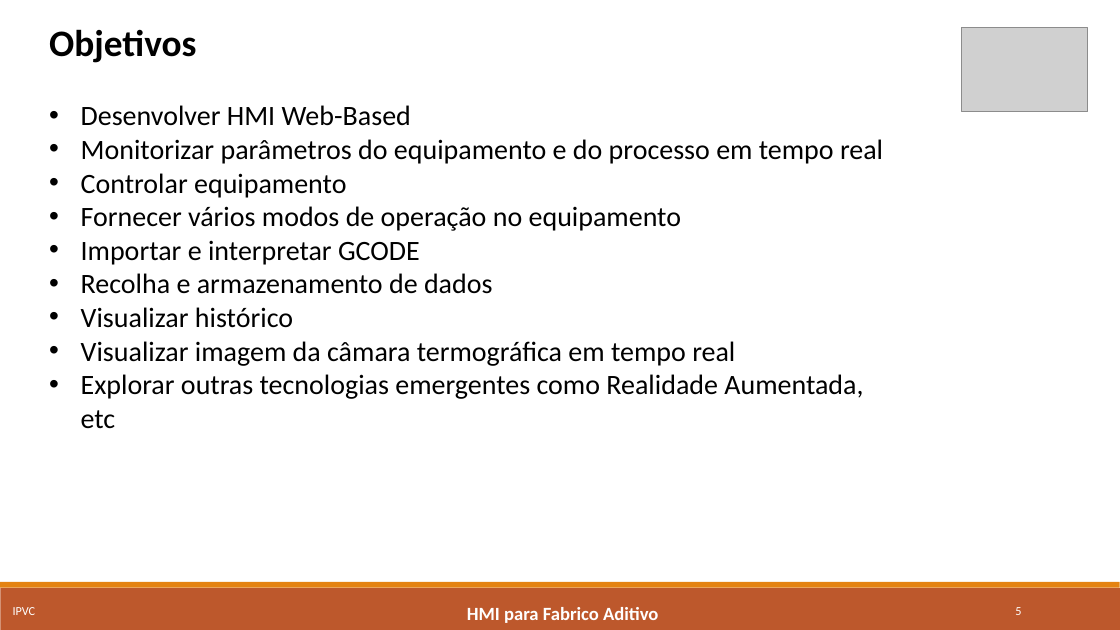
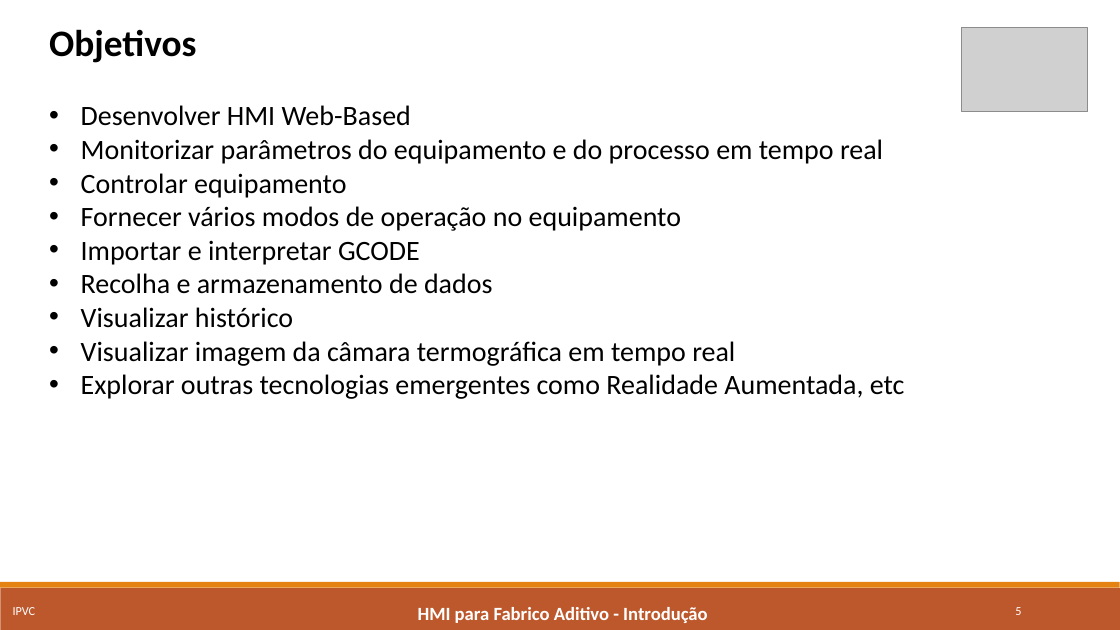
Before and after one commit to marcorlsrodrigues/projeto, a slide deck: slide 5 of Apresentacao Intermedia - Marco Rodrigues.pptx. Drawn at 1120x630 pixels with LibreOffice and Linux fonts; fonts in the diff are those of the drawing; grey boxes stand for pictures. Boxes give left, top, right and bottom in pixels: in the first picture for what was removed or moved away, otherwise in the second. Text is boxed around its words. In the diff, an @@ line names an element or a change of style, - is before the commit and + after.

```diff
--- a/Apresentacao Intermedia - Marco Rodrigues.pptx
+++ b/Apresentacao Intermedia - Marco Rodrigues.pptx
@@ text "Objetivos" rewrapped from bbox=[49, 29, 883, 428] to bbox=[49, 29, 905, 399] @@
@@ text at bbox=[418, 607, 707, 623]: text changed @@
-HMI para Fabrico Aditivo
+HMI para Fabrico Aditivo - Introdução
```
Also in this commit, not shown: 3 other slides changed, 7 slides added, 7 slides removed, 4 other files.
